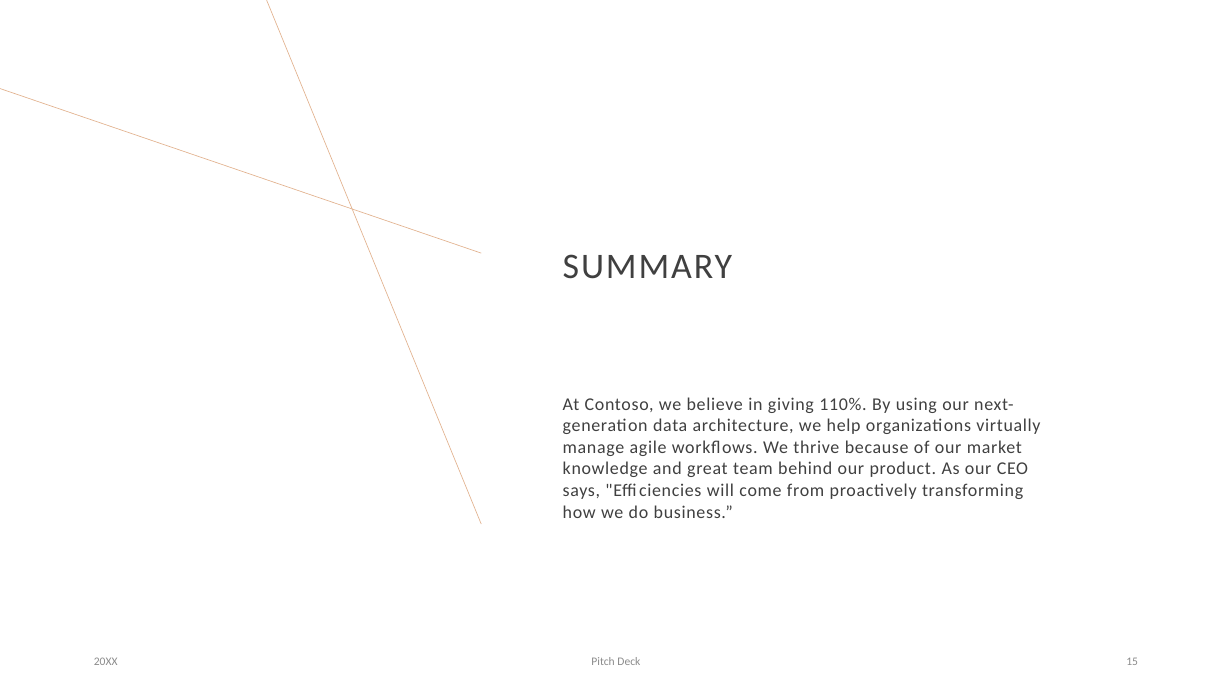
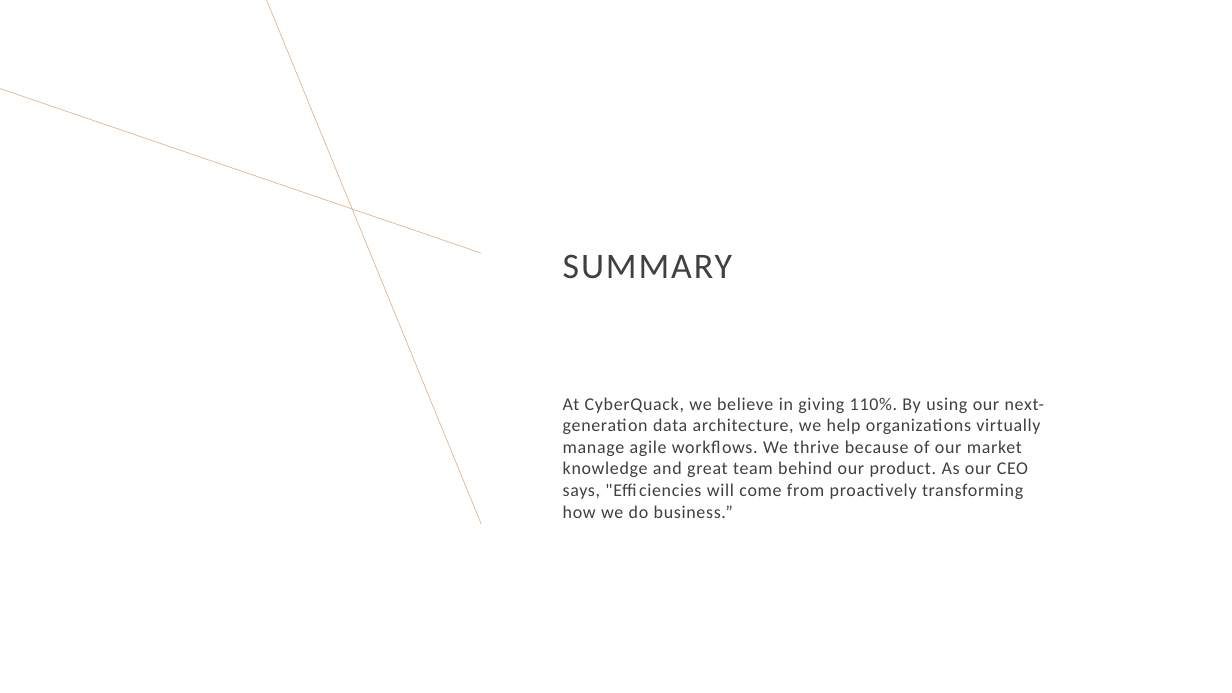
Before and after one commit to tuplee/Comms-Proposal, a slide deck: slide 13 of Proposal Pitch/Proposal Pitch PPT (rough-needs-subheadings).pptx (slide 15 before the commit). Drawn at 1232x693 pixels with LibreOffice and Linux fonts; fonts in the diff are those of the drawing. Boxes give left, top, right and bottom in pixels: in the first picture for what was removed or moved away, otherwise in the second. Text is boxed around its words. In the diff, an @@ line names an element or a change of style, - is before the commit and + after.

Commit message:
Update PPT

```diff
--- a/Proposal Pitch/Proposal Pitch PPT (rough-needs-subheadings).pptx
+++ b/Proposal Pitch/Proposal Pitch PPT (rough-needs-subheadings).pptx
@@ text at [563, 397, 1045, 518]: text changed @@
-At Contoso, we believe in giving 110%. By using our next-generation data architecture, we help organizations virtually manage agile workflows. We thrive because of our market knowledge and great team behind our product. As our CEO says, "Efficiencies will come from proactively transforming how we do business.”
+At CyberQuack, we believe in giving 110%. By using our next-generation data architecture, we help organizations virtually manage agile workflows. We thrive because of our market knowledge and great team behind our product. As our CEO says, "Efficiencies will come from proactively transforming how we do business.”
@@ text removed at [94, 657, 118, 665] @@
-20XX
@@ text removed at [591, 657, 640, 665] @@
-Pitch Deck
@@ page number removed at [1126, 657, 1138, 665] @@
-15
```
Also in this commit, not shown: 9 other slides changed, 2 slides added, 4 slides removed.
